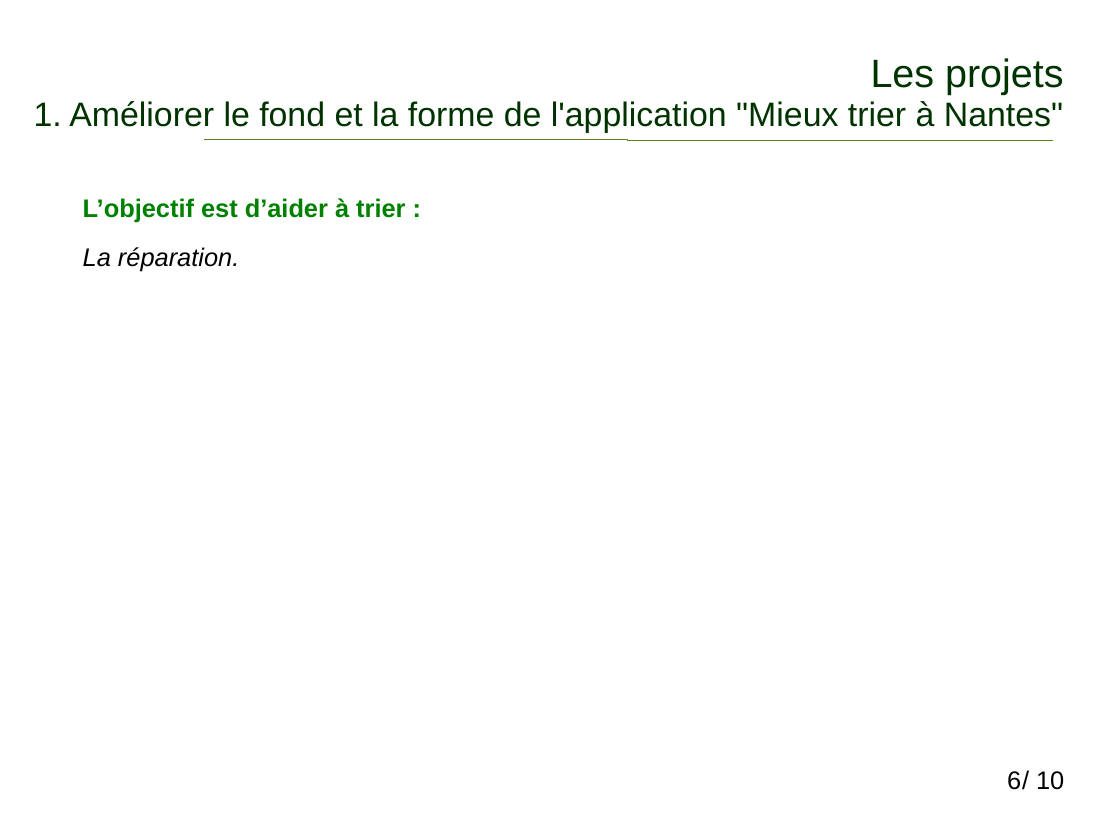
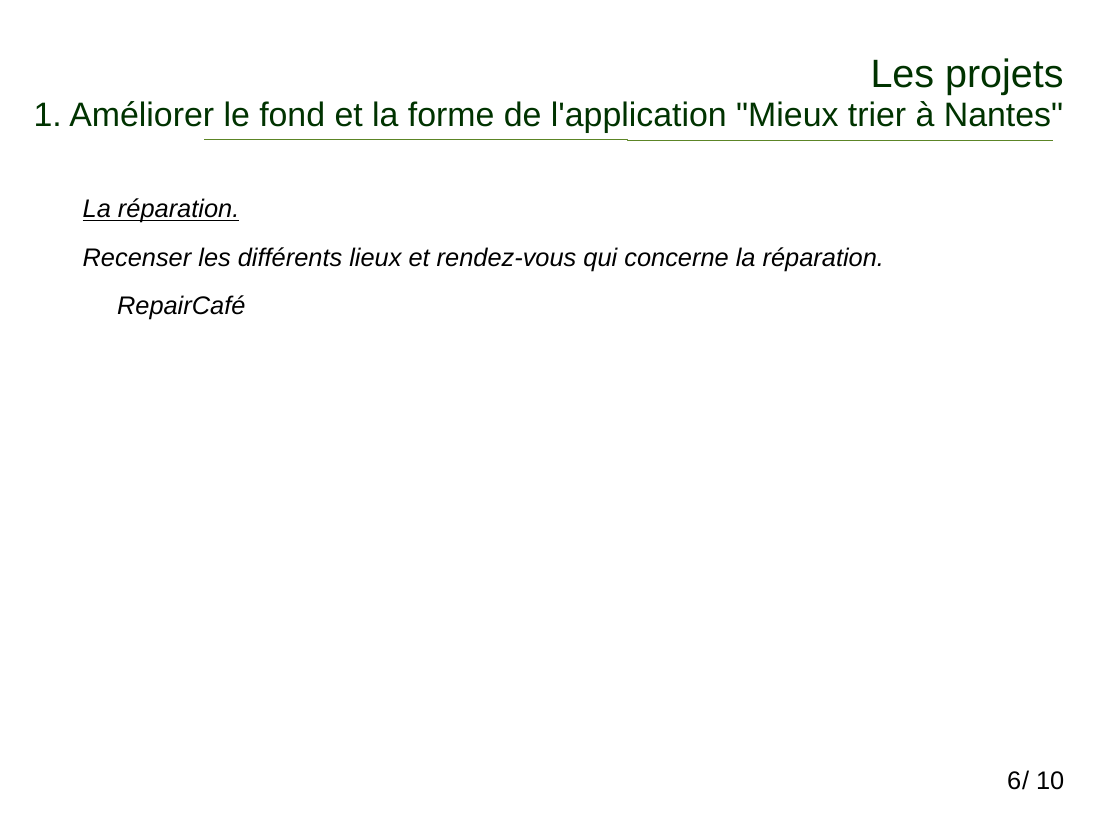
Before and after one commit to vivreanantes/VivreANantes_Complements, a slide deck: slide 6 of doc/MieuxTrierANantes_ProjetPluriAnnuel_2017-2019.ppt. Drawn at 1120x840 pixels with LibreOffice and Linux fonts; fonts in the diff are those of the drawing. Boxes give left, top, right and bottom in pixels: in the first picture for what was removed or moved away, otherwise in the second. Text is boxed around its words. In the diff, an @@ line names an element or a change of style, - is before the commit and + after.

```diff
--- a/doc/MieuxTrierANantes_ProjetPluriAnnuel_2017-2019.ppt
+++ b/doc/MieuxTrierANantes_ProjetPluriAnnuel_2017-2019.ppt
@@ text at [83, 198, 405, 223]: paragraph removed @@
-L’objectif est d’aider à trier :
@@ text at [83, 198, 239, 223]: underline on in "La réparation." @@
@@ text at [83, 247, 884, 319]: paragraphs added @@
+Recenser les différents lieux et rendez-vous qui concerne la réparation.
+RepairCafé
```
Also in this commit, not shown: 3 other slides changed, 4 other files.
